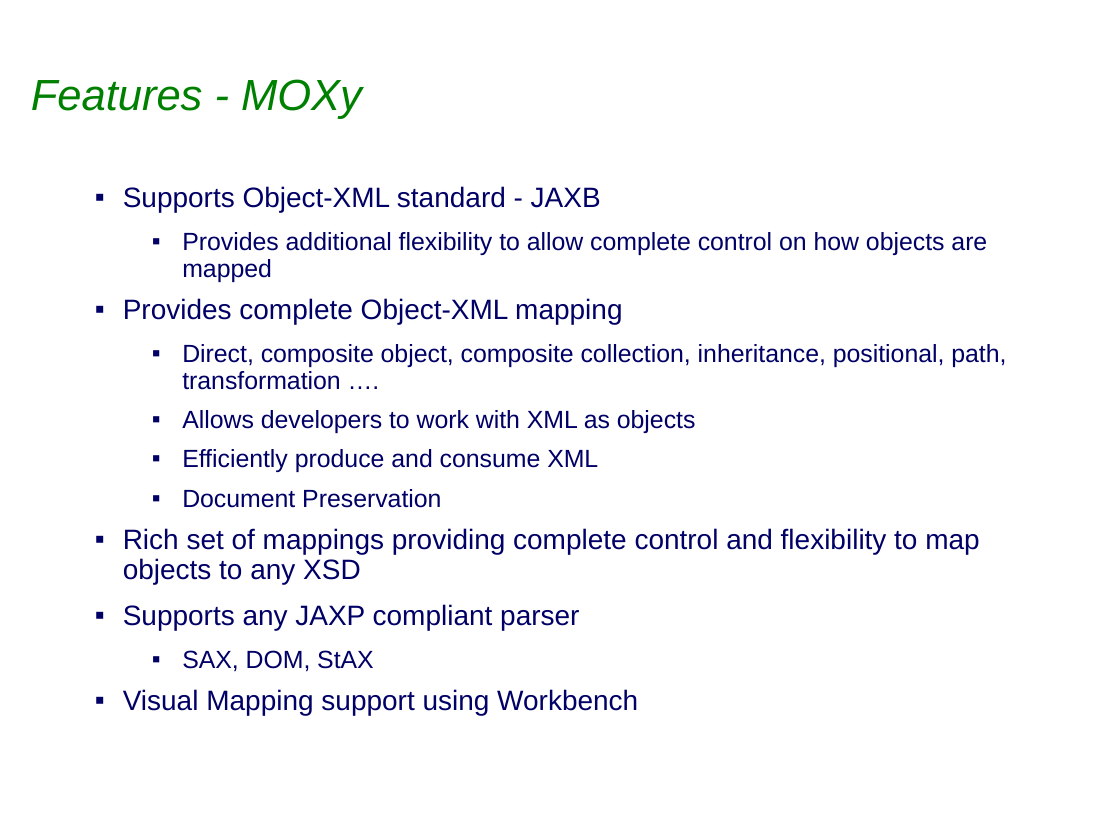
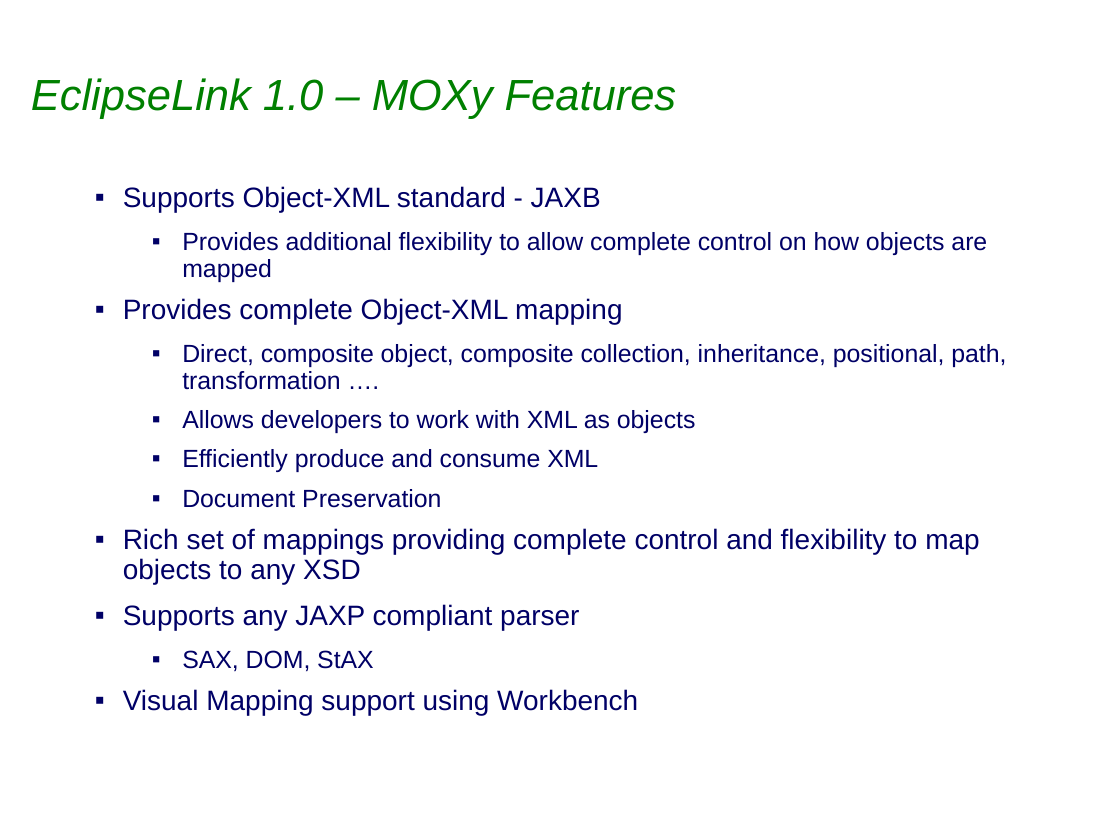
Before and after one commit to eclipse-ee4j/eclipselink, a slide deck: slide 12 of project-admin/Graduation_Release_Review.ppt. Drawn at 1120x840 pixels with LibreOffice and Linux fonts; fonts in the diff are those of the drawing; background and template pictures are left out. Boxes give left, top, right and bottom in pixels: in the first picture for what was removed or moved away, otherwise in the second. Text is boxed around its words. In the diff, an @@ line names an element or a change of style, - is before the commit and + after.

```diff
--- a/project-admin/Graduation_Release_Review.ppt
+++ b/project-admin/Graduation_Release_Review.ppt
@@ title at (31, 78, 677, 119): text changed @@
-Features - MOXy
+EclipseLink 1.0 – MOXy Features
```
Also in this commit, not shown: 4 other slides changed, 1 slide removed, 1 other file.
